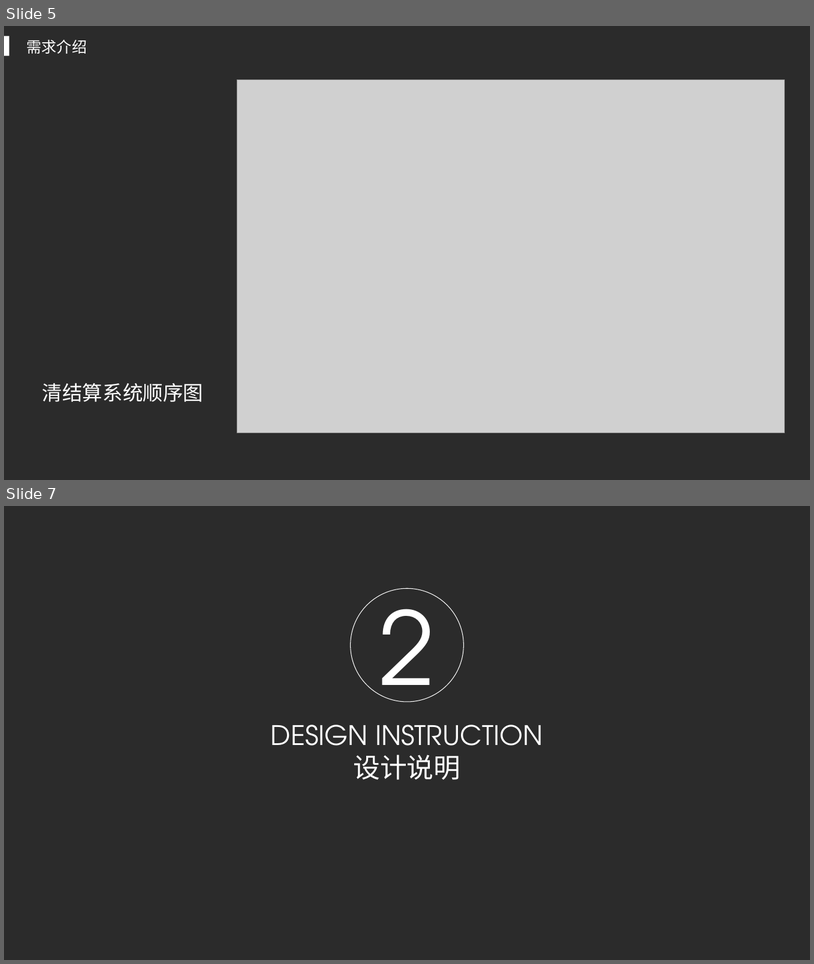
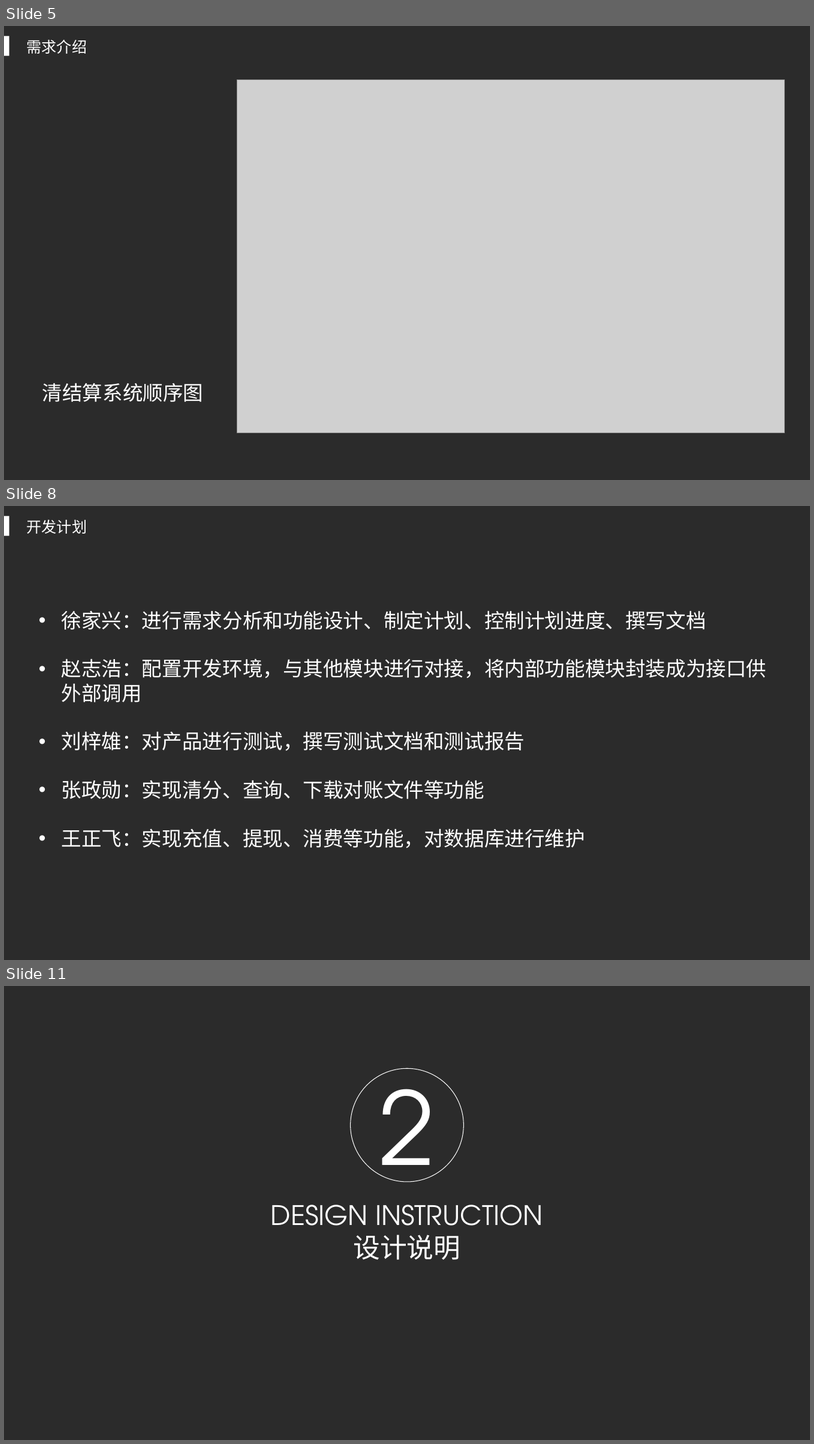
Before and after one commit to AngusMonroe/ClearSettlementSystem, a slide deck: paper/xjx/展示.pptx. Shown one above the other, each under a label of ours: slides 5 and 7 before the commit, slides 5, 8 and 11 after it; the slides between them are not shown. The pictures are 814x964 and 814x1444 pixels, drawn with LibreOffice and Linux fonts; fonts in the diff are those of the drawing; grey boxes stand for pictures; background and template pictures are left out; a plain dark background stands for a picture behind light text. Boxes give left, top, right and bottom in pixels: in the first picture for what was removed or moved away, otherwise in the second. Text is boxed around its words. In the diff, an @@ line names an element or a change of style, - is before the commit and + after.

```diff
--- a/paper/xjx/展示.pptx
+++ b/paper/xjx/展示.pptx
@@ slide 8 added at bbox=[4, 506, 810, 960], background picture (left out) @@
@@ rectangle added at bbox=[4, 516, 9, 536], fill #FFFFFF @@
@@ text added at bbox=[27, 520, 87, 534], 18 pt, text #FFFFFF @@
+开发计划
@@ text added at bbox=[62, 610, 767, 848], 24 pt, text #FFFFFF @@
+• 徐家兴：进行需求分析和功能设计、制定计划、控制计划进度、撰写文档
+• 赵志浩：配置开发环境，与其他模块进行对接，将内部功能模块封装成为接口供 外部调用
+• 刘梓雄：对产品进行测试，撰写测试文档和测试报告
+• 张政勋：实现清分、查询、下载对账文件等功能
+• 王正飞：实现充值、提现、消费等功能，对数据库进行维护
@@ what was slide 7 is now slide 11 @@
```
Also in this commit, not shown: 7 slides changed, 3 other slides added, 3 other files.
